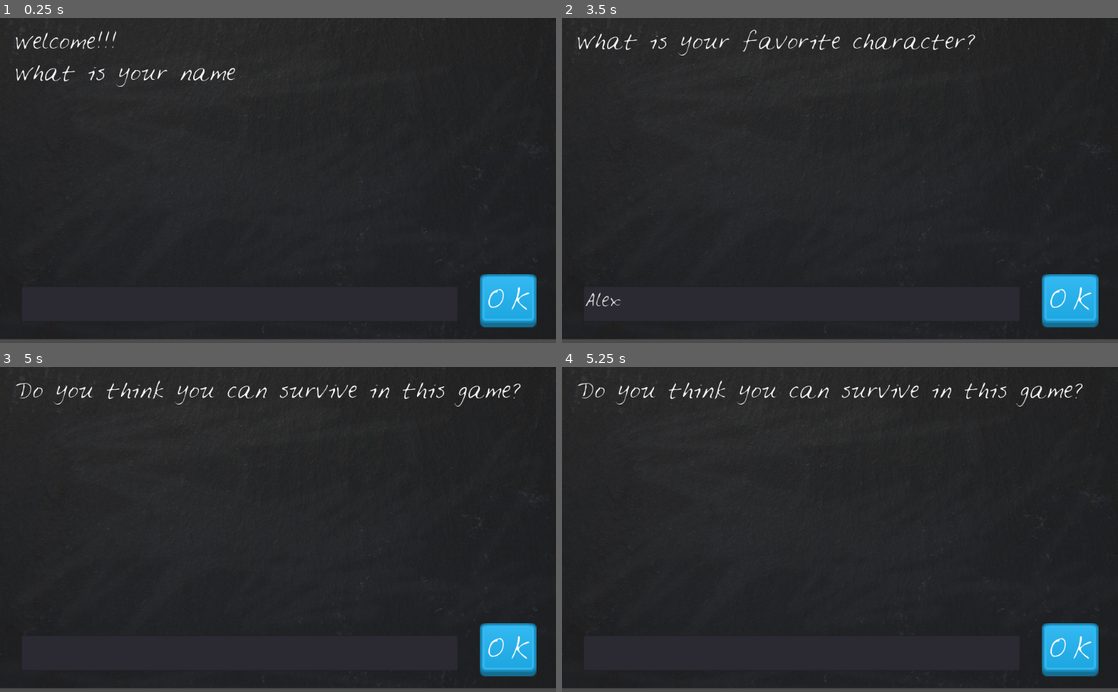
Above: before the commit, frames 1-4 (two rows, left to right).
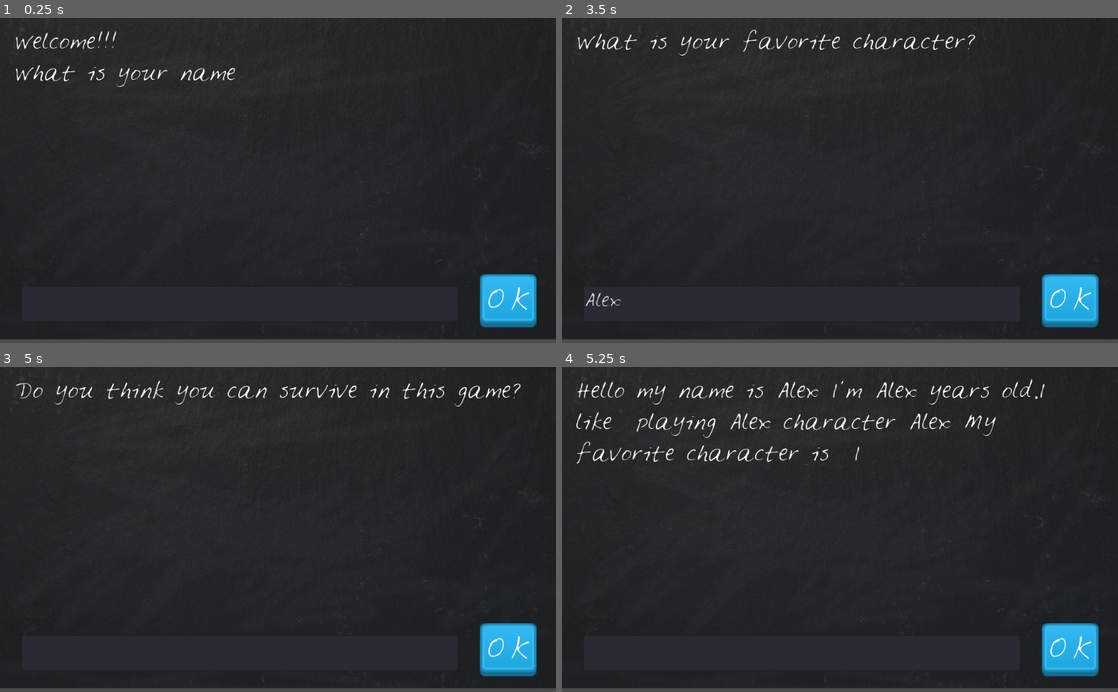
Above: after the commit, the same moments.

Repository: Thitiwan/survive-mini
Game: Godot game, scene res://main.tscn
Two runs of this game, one before a commit and one after it. Both use one fixed random seed, a clock stepped at 60 frames per second and the inputs below.
Inputs (mouse positions are in pixels of both pictures, inside the frame that each line leads up to):
- Up to frame 1 (0.25 s): no input
- Up to frame 2 (3.5 s): click (801, 304) at 0.52 s; type "Alex" at 0.6 s; click "OK" at 1.25 s; click "OK" at 2 s; click "OK" at 2.75 s
- Up to frame 3 (5 s): tap Enter at 3.5 s; tap Space at 4.25 s
- Up to frame 4 (5.25 s): tap Enter at 5 s

Frames 1-3 are identical in both runs. In frame 4, 2.9% of the frame differs, in the area x 2-94%, y 3-30%.
Error after the commit: not enough arguments for format string in operator '%'. (res://main.gd:55)

Commit message:
Add a full game

Diff:
--- a/main.gd
+++ b/main.gd
@@ -47,4 +47,12 @@
 		$"VBoxContainer/DisplayText".text  = questions[4]
 		$TextEdit.text = ""
 
+
+	if question_number == 4:
+		# answer the question
+		answers.append( $TextEdit.text )
+		print( answers )
+		$"VBoxContainer/DisplayText".text  = story % answers
+		$TextEdit.text = ""
+
 	question_number += 1
